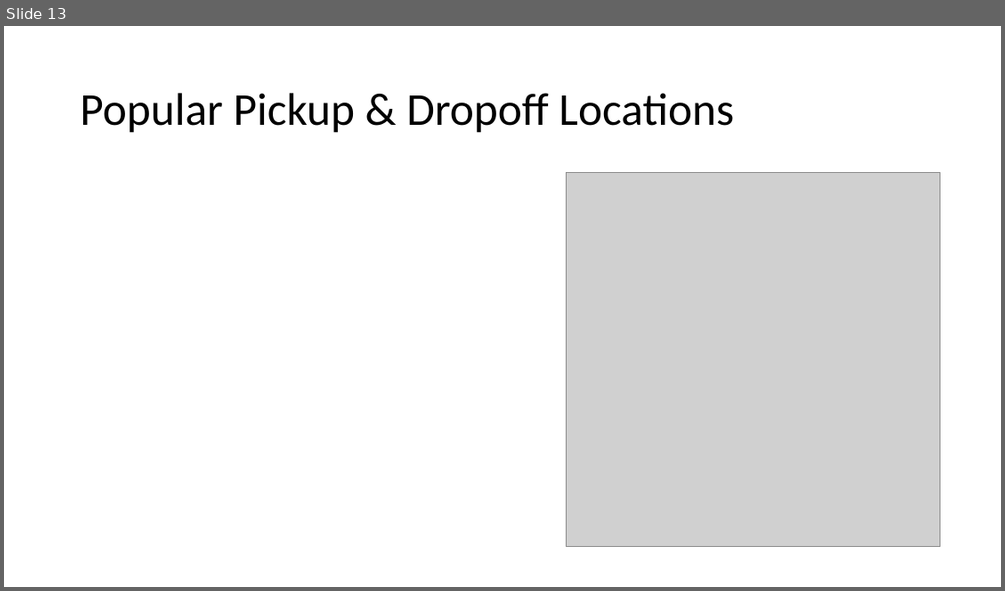
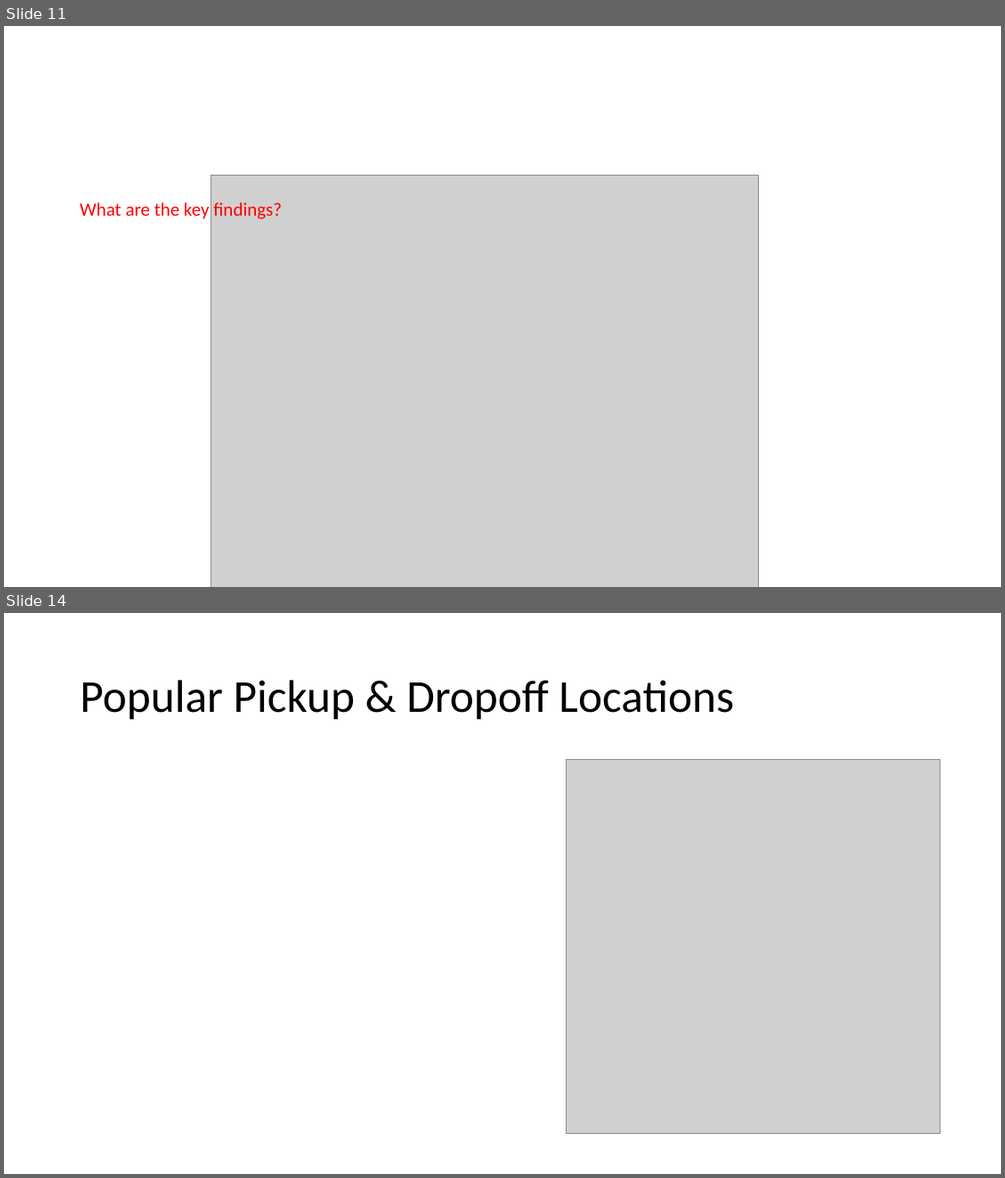
Before and after one commit to sstarkjr/PM_MarketAnalysis, a slide deck: Stephen_Stark_Analysis.pptx. Shown one above the other, each under a label of ours: slide 13 before the commit, slides 11 and 14 after it; the slides between them are not shown. The pictures are 1005x591 and 1005x1178 pixels, drawn with LibreOffice and Linux fonts; fonts in the diff are those of the drawing; grey boxes stand for pictures. Boxes give left, top, right and bottom in pixels: in the first picture for what was removed or moved away, otherwise in the second. Text is boxed around its words. In the diff, an @@ line names an element or a change of style, - is before the commit and + after.

```diff
--- a/Stephen_Stark_Analysis.pptx
+++ b/Stephen_Stark_Analysis.pptx
@@ slide 11 added at [4, 26, 1001, 587], background #FFFFFF @@
@@ picture added at [210, 176, 759, 587] @@
@@ text added at [80, 202, 282, 219], 18 pt, text #FF0000 @@
+What are the key findings?
@@ what was slide 13 is now slide 14 @@
```
Also in this commit, not shown: 13 slides changed, 2 other slides added, 3 slides removed, 8 other files.
